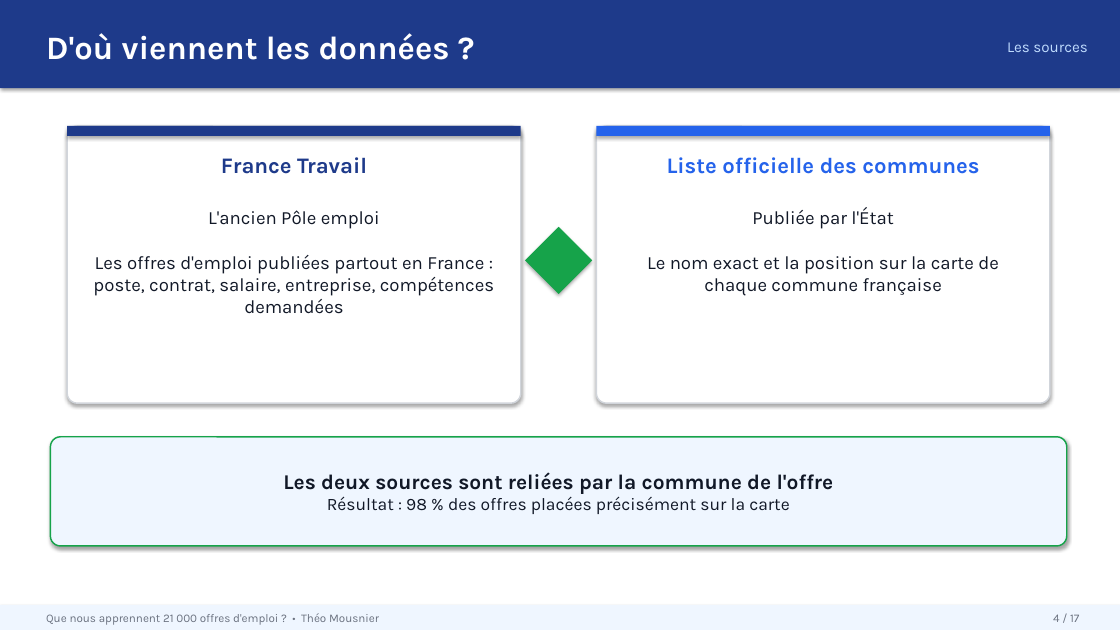
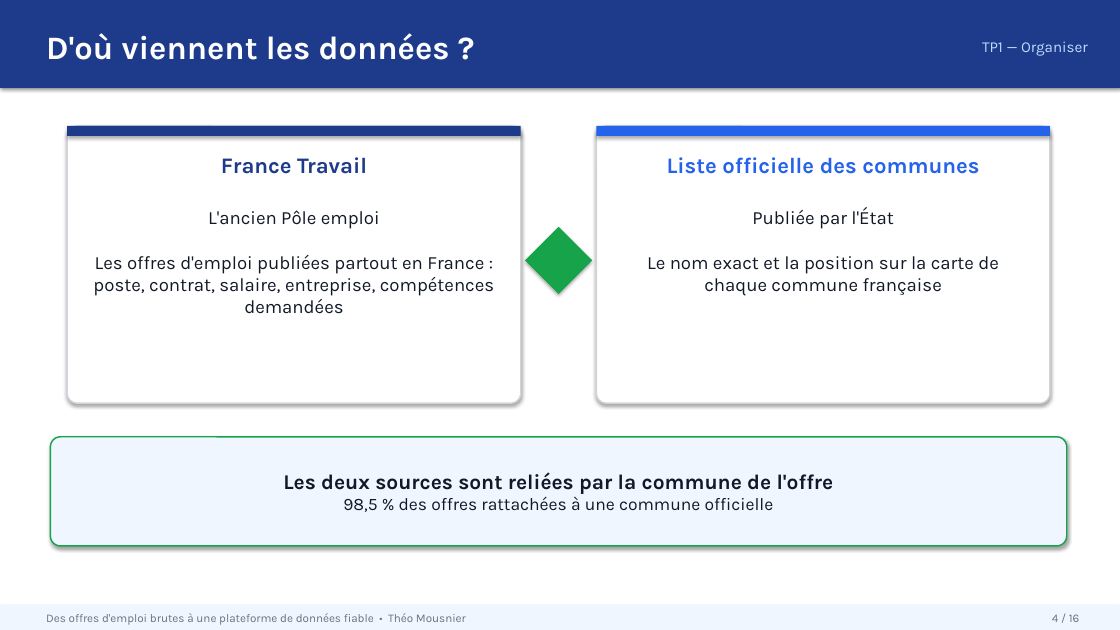
Before and after one commit to ArashiNilou/TP_Cours_Audit_Cartographie_SQL, a slide deck: slide 4 of docs/presentation/project-presentation.pptx. Drawn at 1120x630 pixels with LibreOffice and Linux fonts; fonts in the diff are those of the drawing. Boxes give left, top, right and bottom in pixels: in the first picture for what was removed or moved away, otherwise in the second. Text is boxed around its words. In the diff, an @@ line names an element or a change of style, - is before the commit and + after.

```diff
--- a/docs/presentation/project-presentation.pptx
+++ b/docs/presentation/project-presentation.pptx
@@ text at box(982, 41, 1088, 56): text changed @@
-Les sources
+TP1 — Organiser
@@ text in rounded rectangle at box(343, 496, 774, 512): text changed @@
-Résultat : 98 % des offres placées précisément sur la carte
+98,5 % des offres rattachées à une commune officielle
@@ text at box(46, 613, 466, 625): text changed @@
-Que nous apprennent 21 000 offres d'emploi ? • Théo Mousnier
+Des offres d'emploi brutes à une plateforme de données fiable • Théo Mousnier
@@ text at box(1052, 614, 1080, 622): text changed @@
-4 / 17
+4 / 16
```
Also in this commit, not shown: 9 other slides changed, 6 slides added, 7 slides removed.
